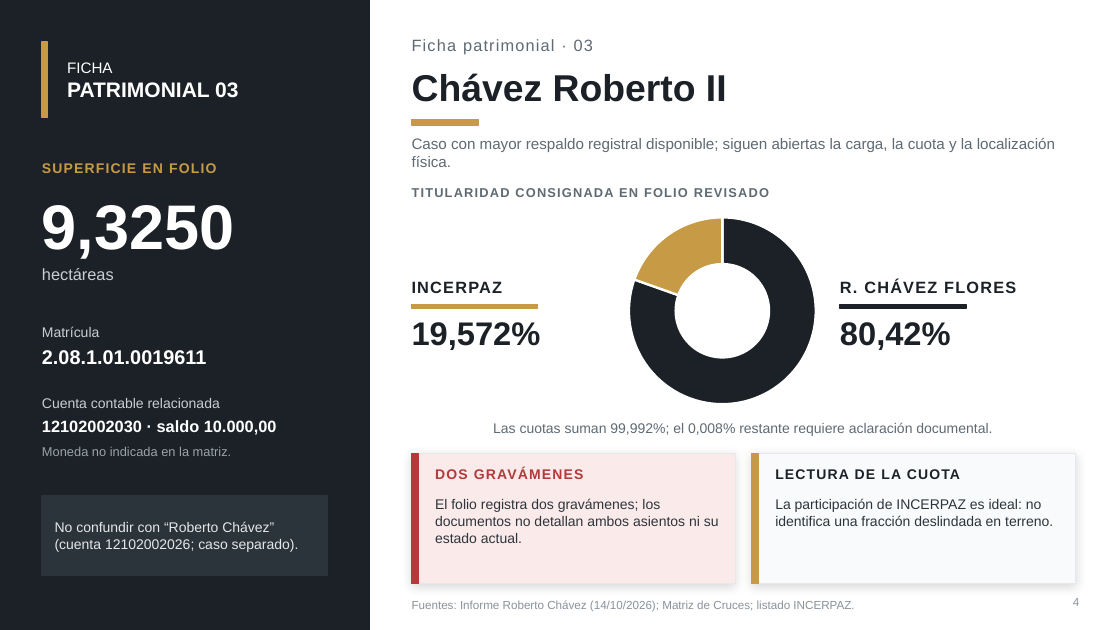
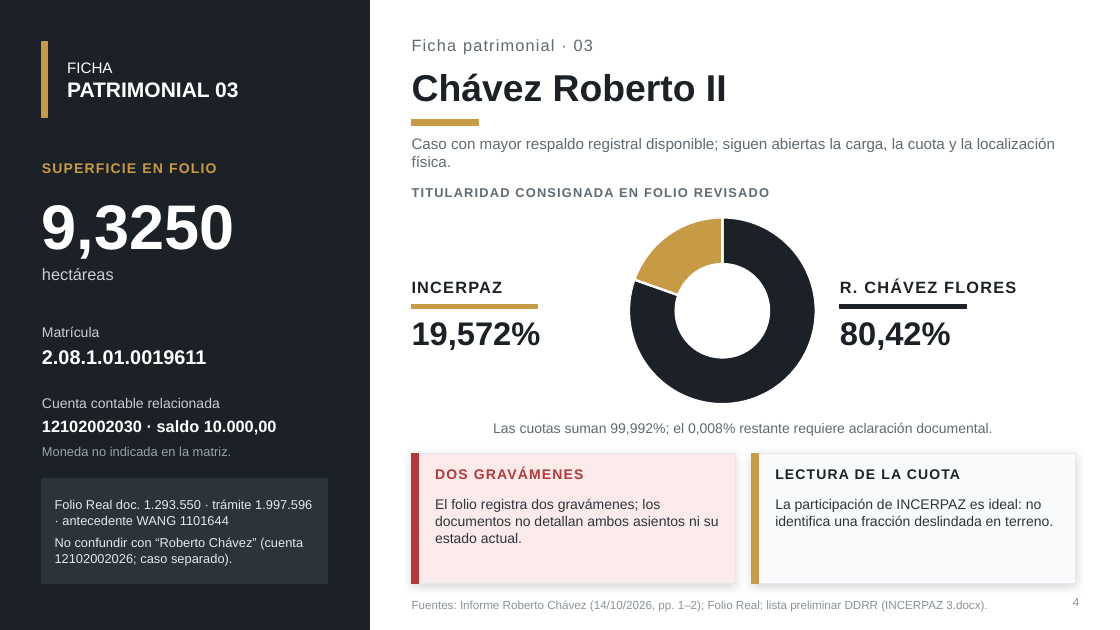
Before and after one commit to hugop1006-cpu/incerpaz-la-gran-obra, a slide deck: slide 4 of Informe_5_Casos_Patrimoniales_Viacha_2026_v2.pptx. Drawn at 1120x630 pixels with LibreOffice and Linux fonts; fonts in the diff are those of the drawing. Boxes give left, top, right and bottom in pixels: in the first picture for what was removed or moved away, otherwise in the second. Text is boxed around its words. In the diff, an @@ line names an element or a change of style, - is before the commit and + after.

```diff
--- a/Informe_5_Casos_Patrimoniales_Viacha_2026_v2.pptx
+++ b/Informe_5_Casos_Patrimoniales_Viacha_2026_v2.pptx
@@ rectangle: place and size @@
-rectangle at [42,496,328,576]
+rectangle at [42,479,328,584]
@@ text "Folio Real doc. 1.293.550 · ...": place and size @@
-text "Folio Real doc. 1.293.550 · ..." at [55,521,299,552]
+text "Folio Real doc. 1.293.550 · ..." at [55,499,312,565]
@@ text at [55,499,312,525]: paragraph added @@
+Folio Real doc. 1.293.550 · trámite 1.997.596 · antecedente WANG 1101644
@@ text at [55,537,303,565]: size 12 to 11 pt in "No confundir con “Roberto Chávez” (cuenta 12102002026; ..." @@
@@ text at [412,600,987,612]: text changed @@
-Fuentes: Informe Roberto Chávez (14/10/2026); Matriz de Cruces; listado INCERPAZ.
+Fuentes: Informe Roberto Chávez (14/10/2026, pp. 1–2); Folio Real; lista preliminar DDRR (INCERPAZ 3.docx).
```
Also in this commit, not shown: 7 other slides changed, 2 slides added.
